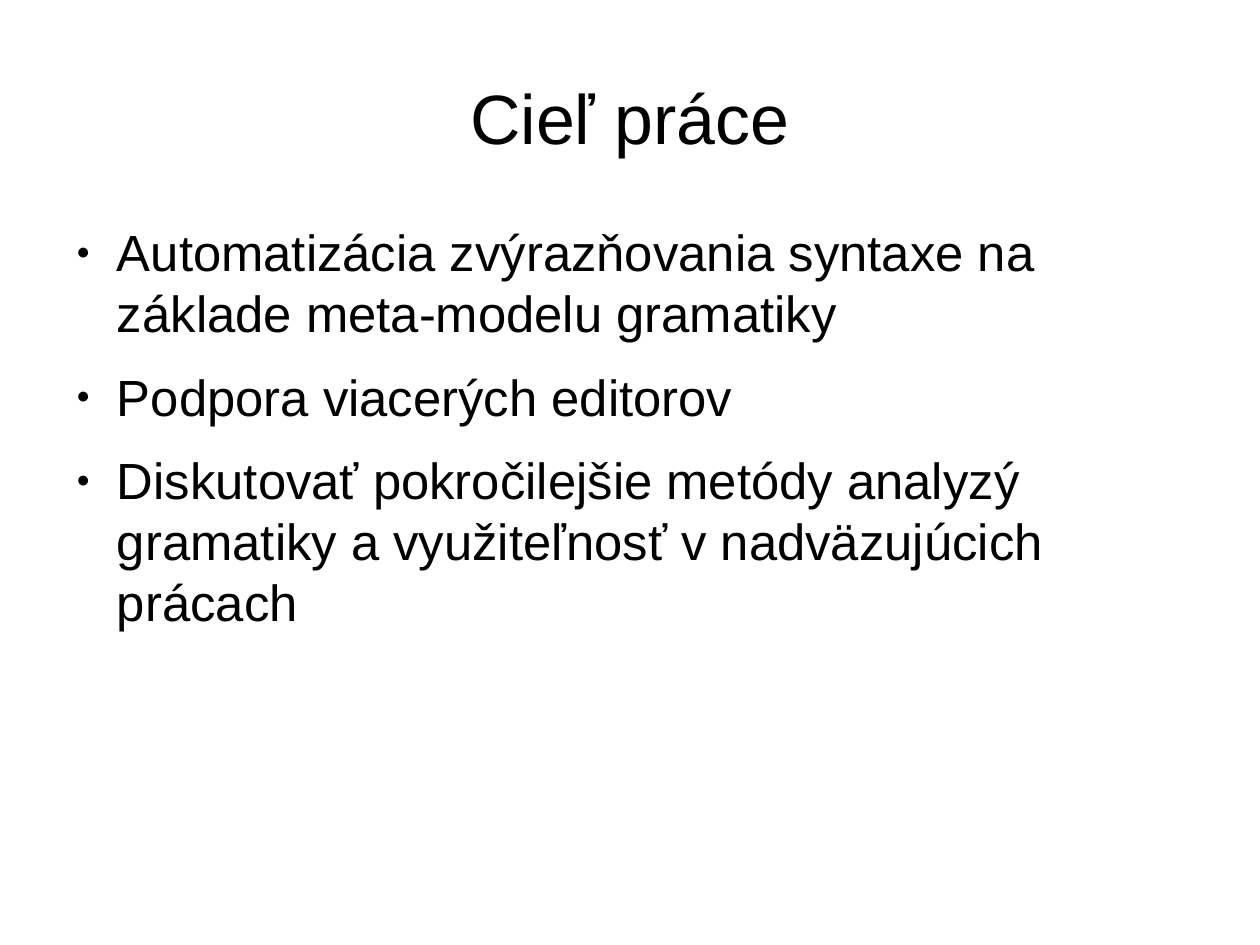
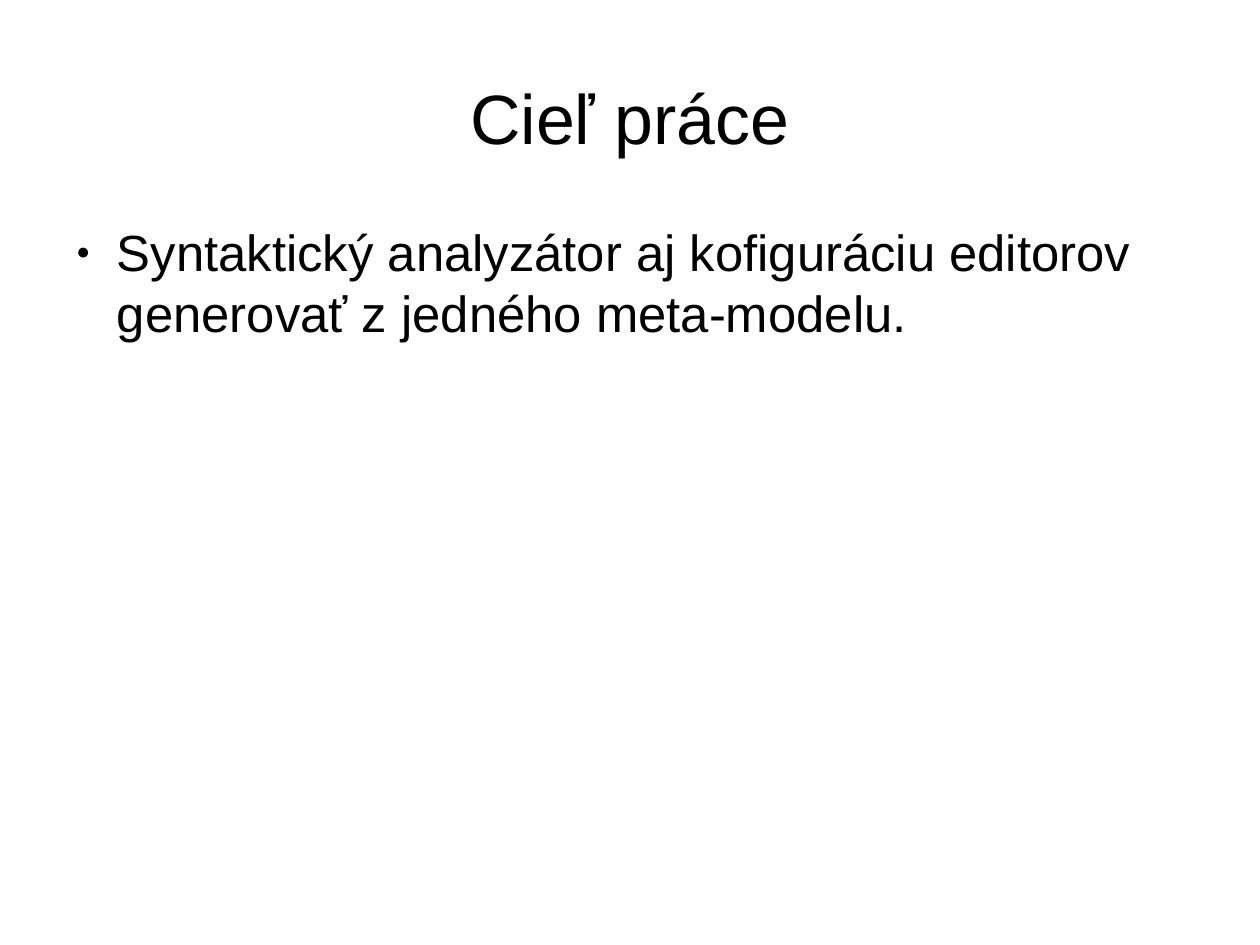
Before and after one commit to yin/syntaxer, a slide deck: slide 3 of obhajoba/bc2014-obhajoba15-prezentacia.odp. Drawn at 1260x945 pixels with LibreOffice and Linux fonts; fonts in the diff are those of the drawing. Boxes give left, top, right and bottom in pixels: in the first picture for what was removed or moved away, otherwise in the second. Text is boxed around its words. In the diff, an @@ line names an element or a change of style, - is before the commit and + after.

```diff
--- a/obhajoba/bc2014-obhajoba15-prezentacia.odp
+++ b/obhajoba/bc2014-obhajoba15-prezentacia.odp
@@ text at (x1=117, y1=233, x2=1130, y2=343): text changed @@
-● Automatizácia zvýrazňovania syntaxe na základe meta-modelu gramatiky
-● Podpora viacerých editorov
-● Diskutovať pokročilejšie metódy analyzý gramatiky a využiteľnosť v nadväzujúcich prácach
+● Syntaktický analyzátor aj kofiguráciu editorov generovať z jedného meta-modelu.
```
Also in this commit, not shown: 1 other slide changed, 1 slide added, 1 slide removed, 12 other files.
